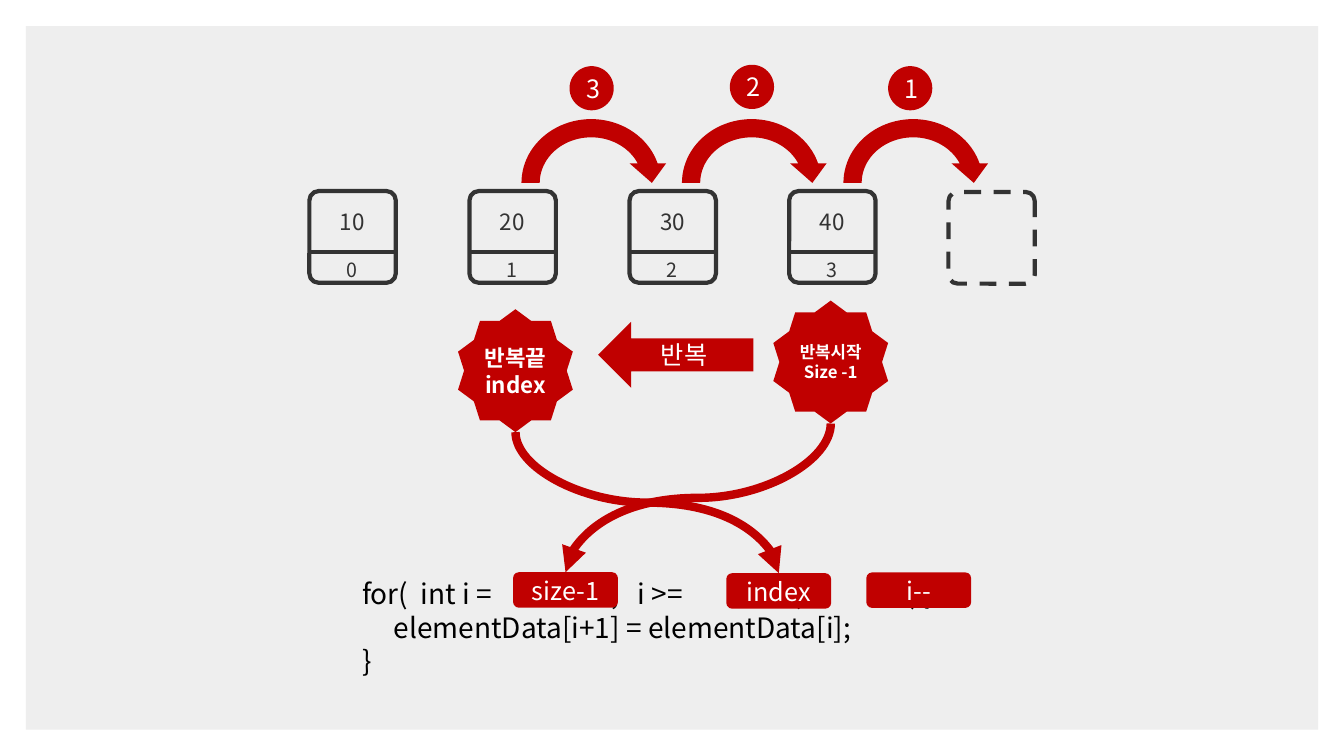
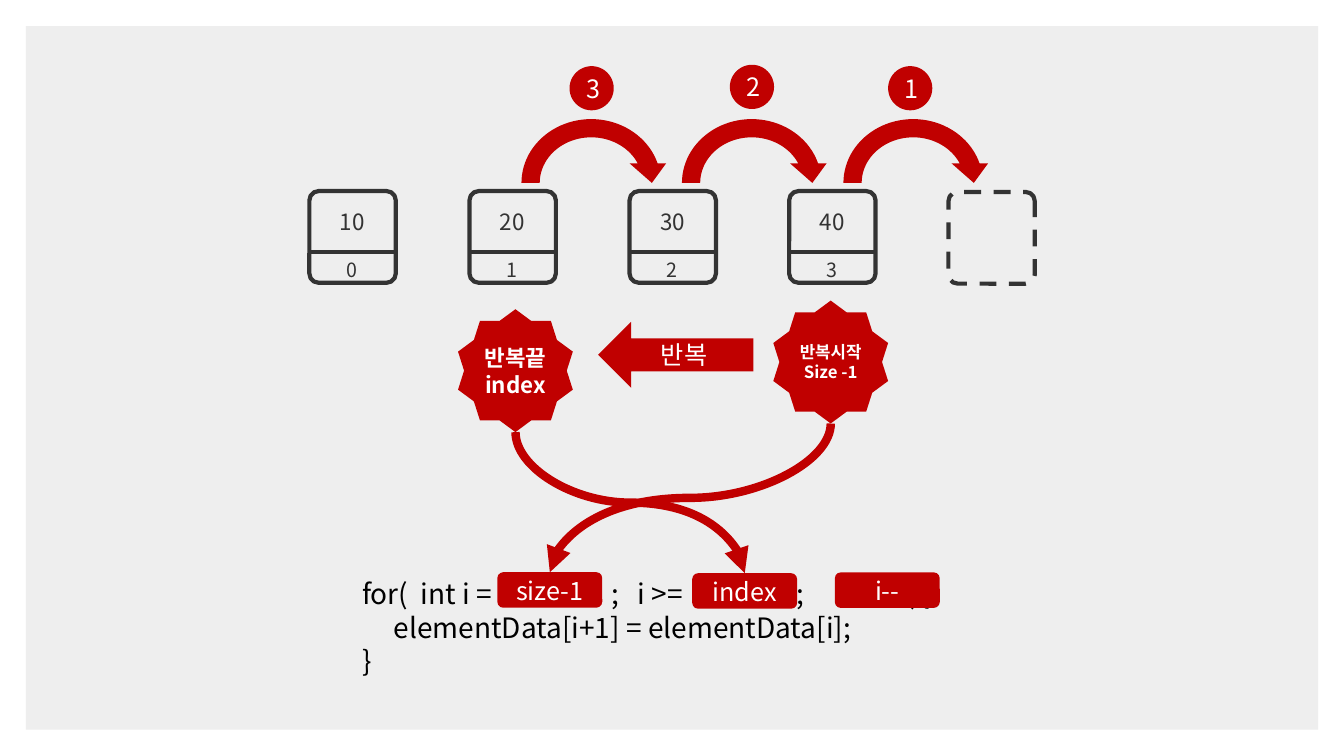
Before and after one commit to happydeveloper/data_structure, a slide deck: slide 9 of presentation/list_ArrayList_Java_implementation.pptx. Drawn at 1344x756 pixels with LibreOffice and Linux fonts; fonts in the diff are those of the drawing. Boxes give left, top, right and bottom in pixels: in the first picture for what was removed or moved away, otherwise in the second. Text is boxed around its words. In the diff, an @@ line names an element or a change of style, - is before the commit and + after.

```diff
--- a/presentation/list_ArrayList_Java_implementation.pptx
+++ b/presentation/list_ArrayList_Java_implementation.pptx
@@ curved arrow moved from (515, 433) - (779, 574) to (515, 433) - (745, 574) @@
@@ curved arrow moved from (831, 423) - (566, 573) to (831, 423) - (549, 573) @@
@@ rounded rectangle "size-1": place and size @@
-rounded rectangle "size-1" at [513, 573, 618, 608]
+rounded rectangle "size-1" at [497, 573, 602, 608]
@@ rounded rectangle "index": place and size @@
-rounded rectangle "index" at [727, 574, 832, 609]
+rounded rectangle "index" at [693, 574, 798, 609]
@@ rounded rectangle "i--": place and size @@
-rounded rectangle "i--" at [866, 573, 971, 608]
+rounded rectangle "i--" at [835, 573, 940, 608]
```
Also in this commit, not shown: 8 other slides changed, 4 slides added, 21 other files.
